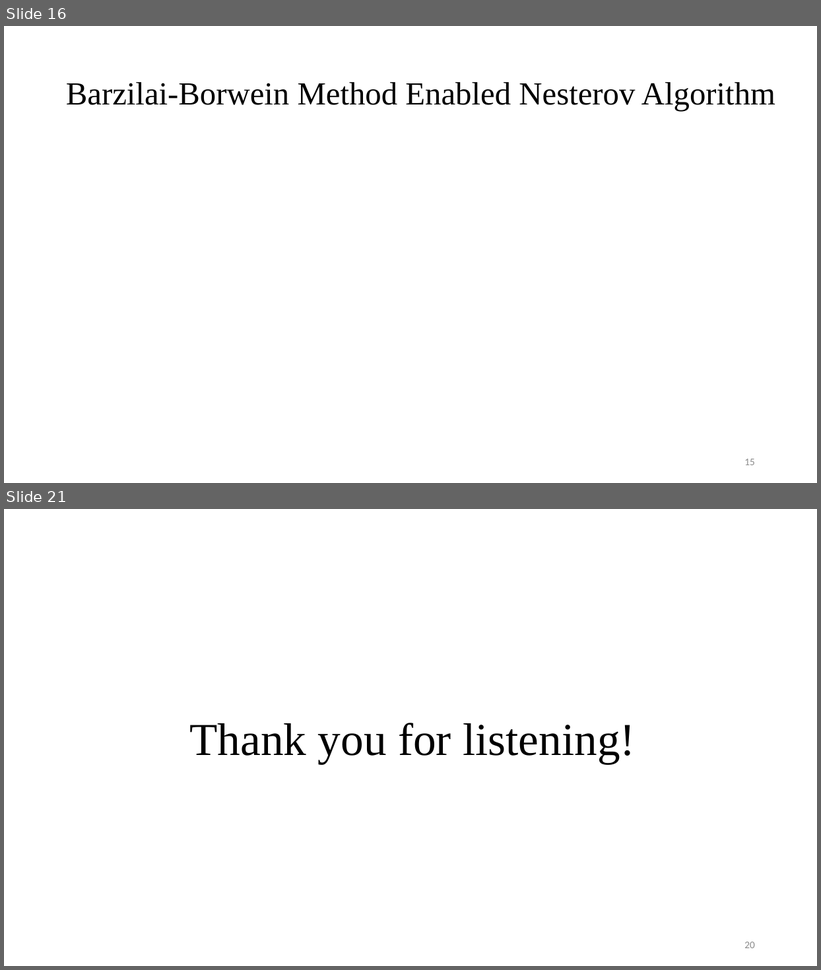
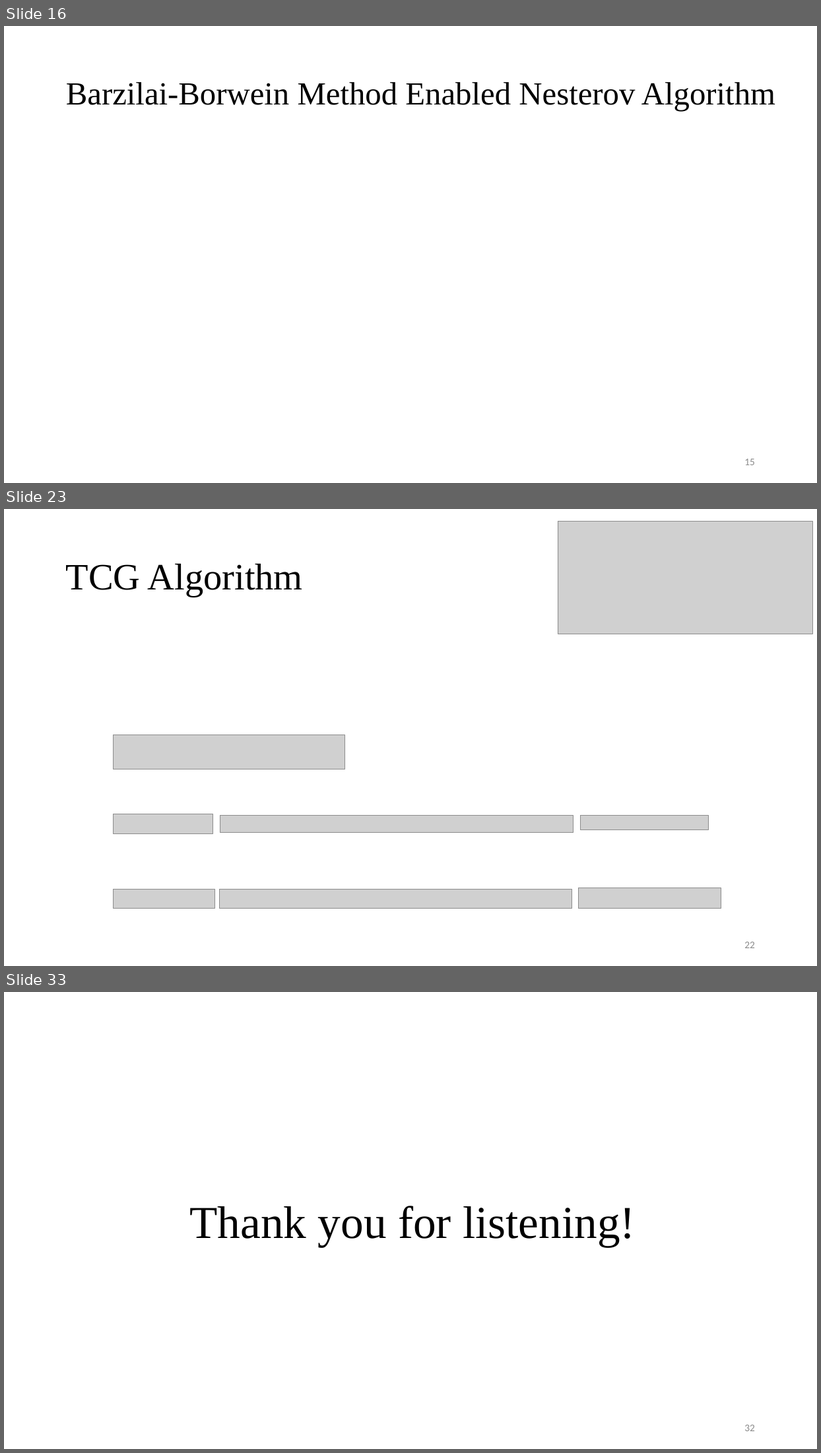
Before and after one commit to Pacific-Feng-Studuies/Studied-Papers, a slide deck: GM/Placement/Stronger Mixed-Size Placement Backbone Considering Second-Order Information/Stronger Mixed-Size Placement Backbone Considering Second-Order Information.pptx. Shown one above the other, each under a label of ours: slides 16 and 21 before the commit, slides 16, 23 and 33 after it; the slides between them are not shown. The pictures are 821x970 and 821x1453 pixels, drawn with LibreOffice and Linux fonts; fonts in the diff are those of the drawing; grey boxes stand for pictures. Boxes give left, top, right and bottom in pixels: in the first picture for what was removed or moved away, otherwise in the second. Text is boxed around its words. In the diff, an @@ line names an element or a change of style, - is before the commit and + after.

```diff
--- a/GM/Placement/Stronger Mixed-Size Placement Backbone Considering Second-Order Information/Stronger Mixed-Size Placement Backbone Considering Second-Order Information.pptx
+++ b/GM/Placement/Stronger Mixed-Size Placement Backbone Considering Second-Order Information/Stronger Mixed-Size Placement Backbone Considering Second-Order Information.pptx
@@ slide 23 added at box(4, 509, 817, 966), background #FFFFFF @@
@@ picture added at box(558, 521, 813, 634) @@
@@ title added at box(66, 563, 303, 597), 44 pt, text #000000 @@
+TCG Algorithm
@@ picture added at box(113, 735, 345, 770) @@
@@ picture added at box(113, 815, 213, 834) @@
@@ picture added at box(220, 816, 573, 834) @@
@@ picture added at box(581, 816, 708, 830) @@
@@ picture added at box(113, 889, 215, 908) @@
@@ picture added at box(220, 889, 572, 908) @@
@@ picture added at box(579, 889, 721, 909) @@
@@ page number added at box(745, 942, 755, 949), 12 pt, text #8C8C8C @@
+22
@@ what was slide 21 is now slide 33 @@
@@ page number at box(745, 1425, 755, 1432): text changed @@
-20
+32
```
Also in this commit, not shown: 4 slides changed, 11 other slides added.
